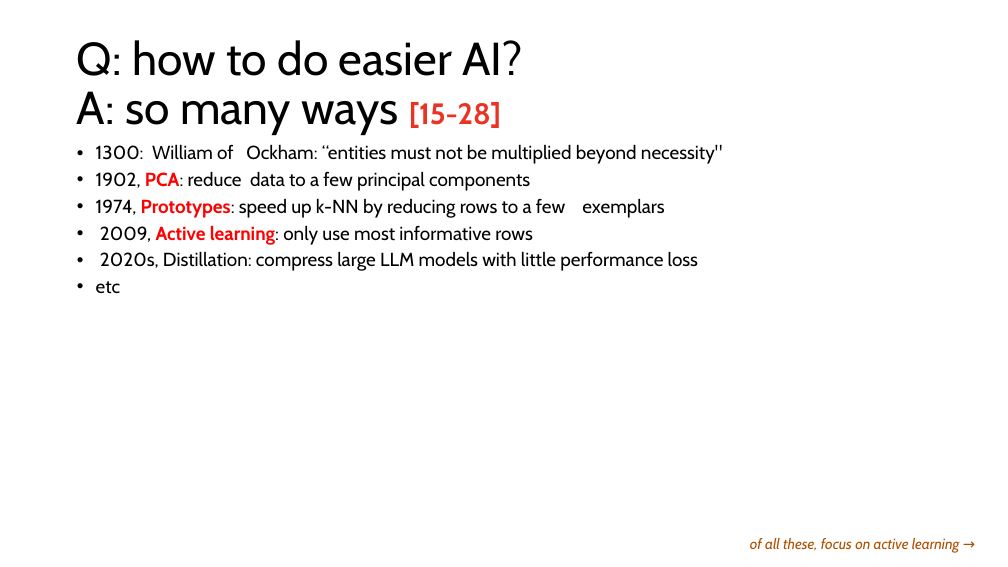
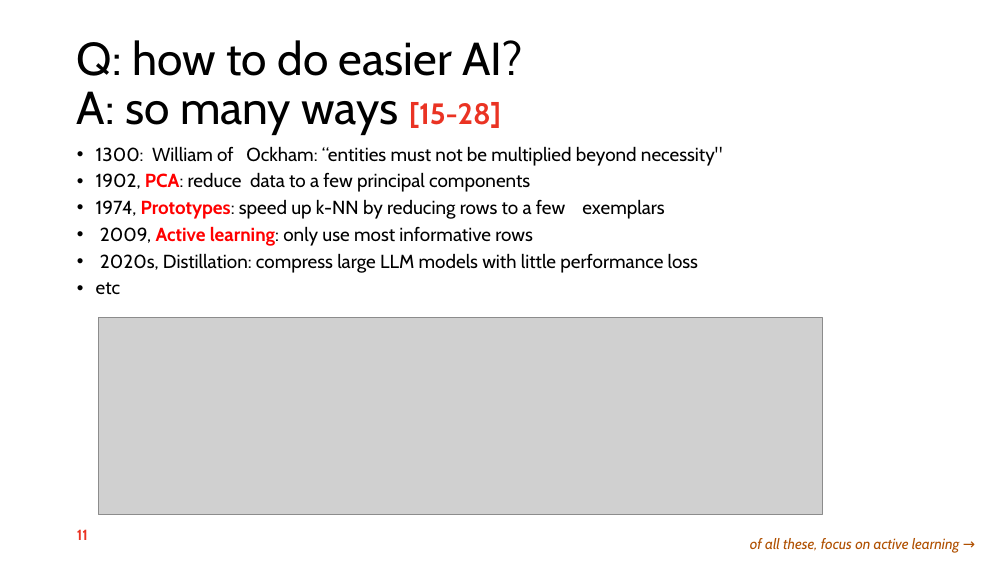
Before and after one commit to timm/fyi, a slide deck: slide 11 of 26less.pptx. Drawn at 1008x567 pixels with LibreOffice and Linux fonts; fonts in the diff are those of the drawing; grey boxes stand for pictures; background and template pictures are left out. Boxes give left, top, right and bottom in pixels: in the first picture for what was removed or moved away, otherwise in the second. Text is boxed around its words. In the diff, an @@ line names an element or a change of style, - is before the commit and + after.

```diff
--- a/26less.pptx
+++ b/26less.pptx
@@ picture added at <box>98,318,822,515</box> @@
@@ text added at <box>77,529,88,540</box>, 14 pt, text #EA3323, bold @@
+11
```
Also in this commit, not shown: 23 other slides changed, 1 slide added, 1 other file.
